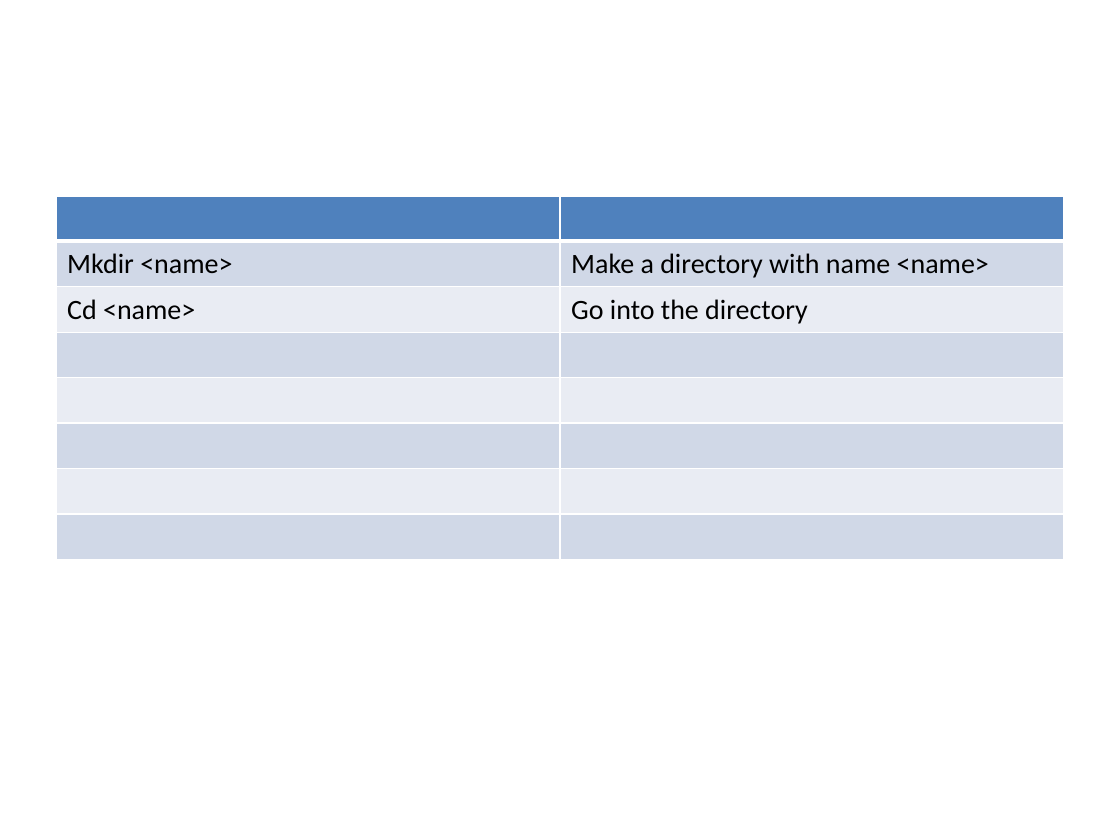
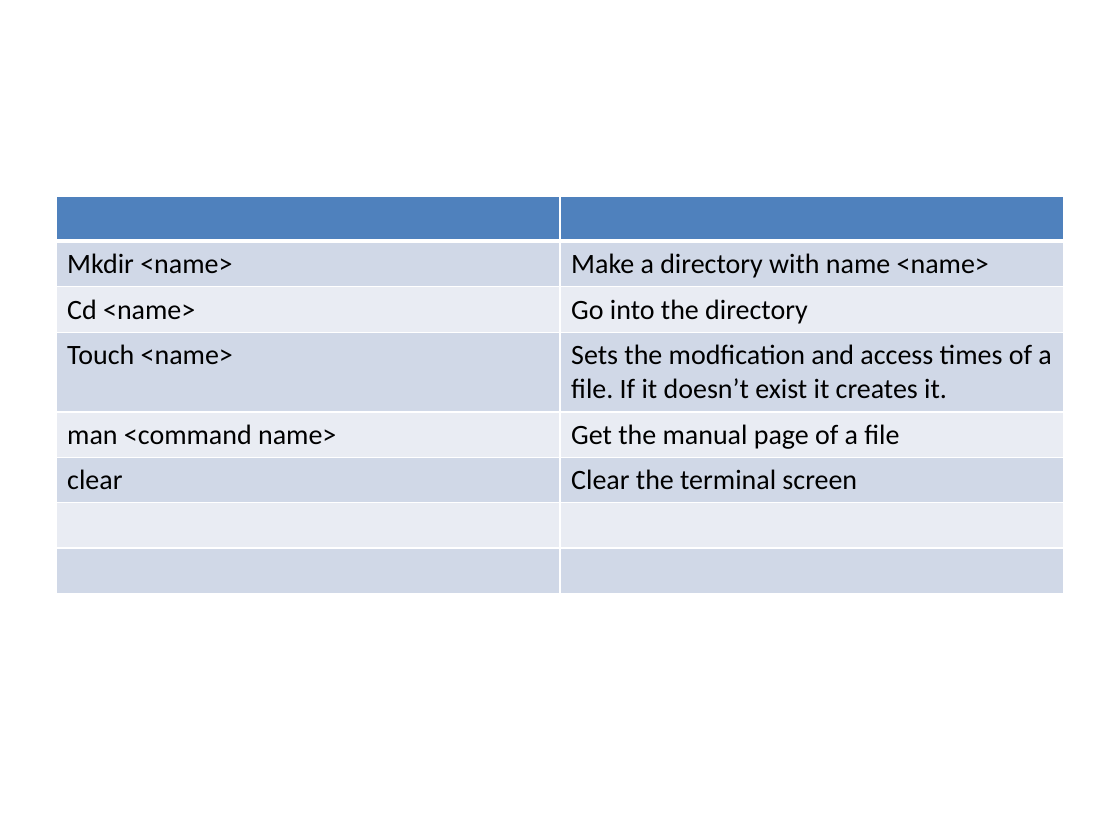
Before and after one commit to kinsidar/Spring2016, a slide deck: slide 9 of Slides/Lab1.pptx (slide 8 before the commit). Drawn at 1120x840 pixels with LibreOffice and Linux fonts; fonts in the diff are those of the drawing. Boxes give left, top, right and bottom in pixels: in the first picture for what was removed or moved away, otherwise in the second. Text is boxed around its words. In the diff, an @@ line names an element or a change of style, - is before the commit and + after.

Commit message:
update Lab1

```diff
--- a/Slides/Lab1.pptx
+++ b/Slides/Lab1.pptx
@@ table at (x1=56, y1=196, x2=1064, y2=592) @@
+row 4: Touch <name> | Sets the modfication and access times of a file. If it doesn’t exist it creates it.
+row 5: man <command name> | Get the manual page of a file
+row 6: clear | Clear the terminal screen
-row 6:  | 
-row 7:  | 
-row 8:  | 
```
Also in this commit, not shown: 5 other slides changed, 11 slides removed.
